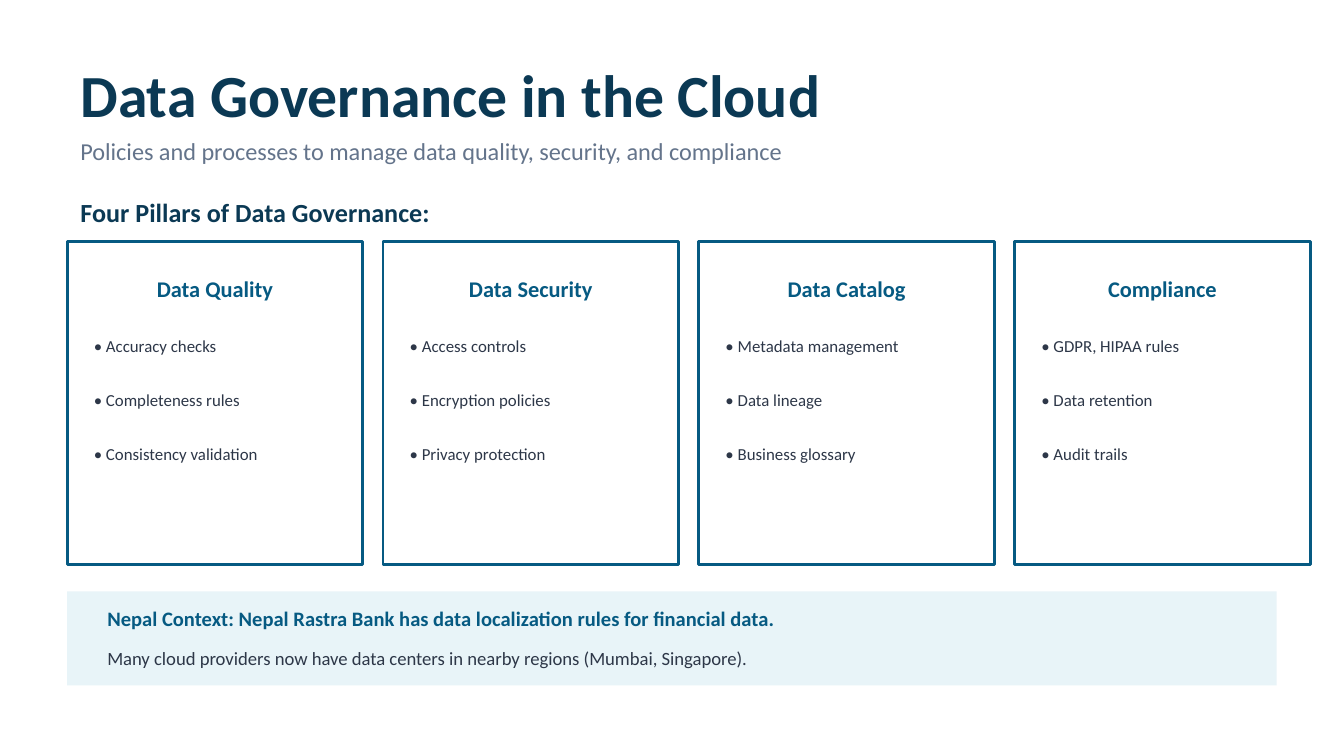
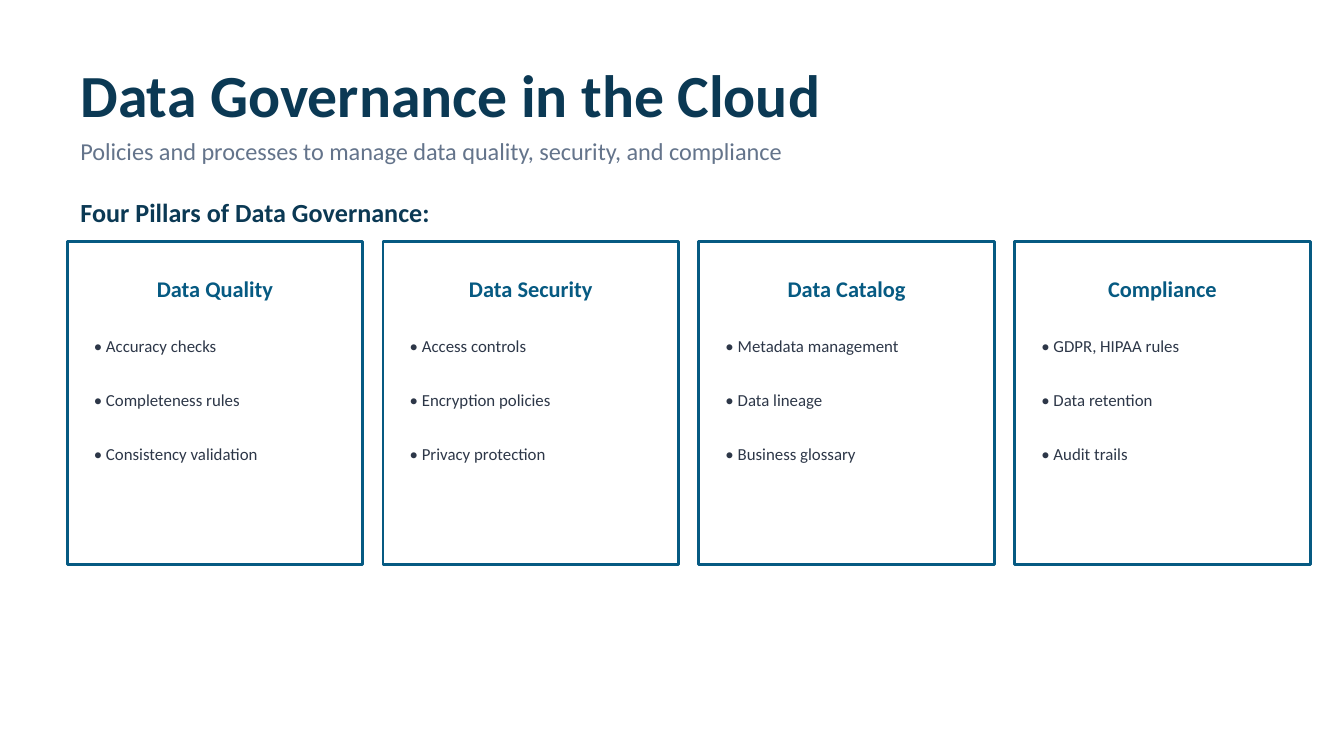
Before and after one commit to sauhar/Business-Data-Analytics, a slide deck: slide 15 of Slides/6_Cloud_Platforms_Modern_Data_Stack.pptx. Drawn at 1344x756 pixels with LibreOffice and Linux fonts; fonts in the diff are those of the drawing. Boxes give left, top, right and bottom in pixels: in the first picture for what was removed or moved away, otherwise in the second. Text is boxed around its words. In the diff, an @@ line names an element or a change of style, - is before the commit and + after.

```diff
--- a/Slides/6_Cloud_Platforms_Modern_Data_Stack.pptx
+++ b/Slides/6_Cloud_Platforms_Modern_Data_Stack.pptx
@@ rectangle removed at (x1=67, y1=591, x2=1277, y2=685) @@
@@ text removed at (x1=107, y1=611, x2=774, y2=630) @@
-Nepal Context: Nepal Rastra Bank has data localization rules for financial data.
@@ text removed at (x1=107, y1=651, x2=747, y2=668) @@
-Many cloud providers now have data centers in nearby regions (Mumbai, Singapore).
```
Also in this commit, not shown: 2 other slides changed, 2 slides removed, 11 other files.
